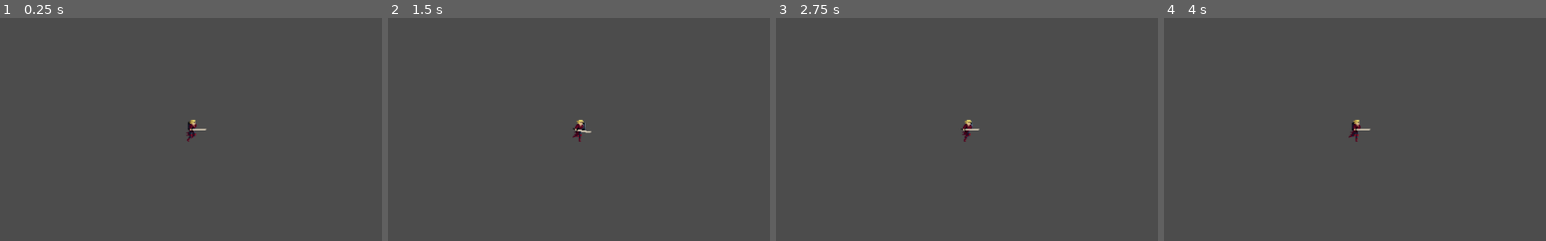
Above: before the commit, frames 1-4 (left to right).
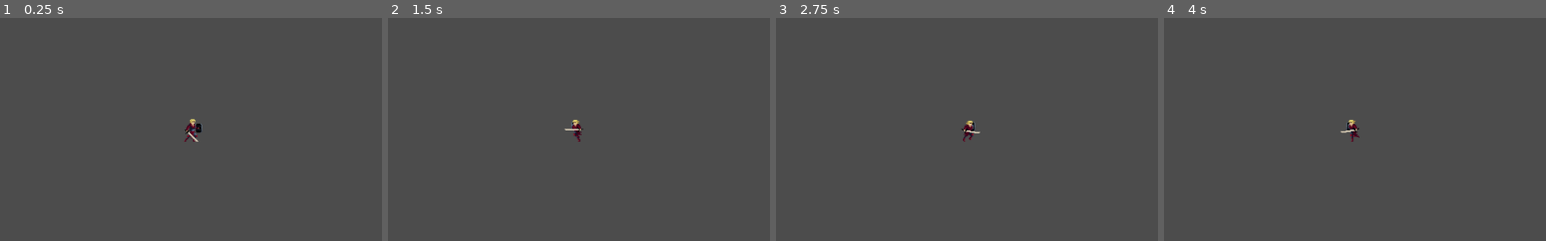
Above: after the commit, the same moments.

Repository: Aki-vito/ESCAPE
Game: Godot game, scene res://player.tscn
Same seed, same stepped clock (60 frames per second), same inputs: the game is played once before the commit and once after it. Before the commit the project has no main scene; this scene is started directly in both runs.
Inputs:
- Up to frame 1 (0.25 s): no input
- Up to frame 2 (1.5 s): hold D (right) 0.53-1.28 s; hold A (left) from 1.28 s (still down)
- Up to frame 3 (2.75 s): tap Enter at 2 s; release A (left) at 2.03 s; hold D (right) from 2.03 s (still down)
- Up to frame 4 (4 s): tap Space at 2.75 s; tap Enter at 3.5 s; release D (right) at 3.53 s; hold A (left) from 3.53 s (still down)
The pictures show only the part of the screen within x 23-73%, y 11-61%; the shares and areas given below are measured in that part.

The runs differ from the first frame. In frame 1, 0.3% of the frame differs, in the area x 48-54%, y 45-56%; in frame 2, 0.2%; in frame 3, 0.2%; in frame 4, 0.3%.

Commit message:
Idle + run

Diff:
--- a/player.gd
+++ b/player.gd
@@ -1,16 +1,14 @@
 extends KinematicBody2D
 
+onready var anim = $AnimatedSprite
 
-# Declare member variables here. Examples:
-# var a = 2
-# var b = "text"
-
-
-# Called when the node enters the scene tree for the first time.
-func _ready():
-	pass # Replace with function body.
-
-
-# Called every frame. 'delta' is the elapsed time since the previous frame.
-#func _process(delta):
-#	pass
+func _physics_process(delta):
+	var axisX = Input.get_action_strength("right") - Input.get_action_strength("left")
+	if axisX > 0:
+		anim.animation = "run"
+		anim.flip_h = false
+	elif axisX < 0:
+		anim.animation = "run"
+		anim.flip_h = true
+	else:
+		anim.animation = "idle"
--- a/player.tscn
+++ b/player.tscn
@@ -1,7 +1,8 @@
-[gd_scene load_steps=28 format=2]
+[gd_scene load_steps=29 format=2]
 
 [ext_resource path="res://Knight/noBKG_KnightIdle_strip.png" type="Texture" id=1]
 [ext_resource path="res://Knight/noBKG_KnightRun_strip.png" type="Texture" id=2]
+[ext_resource path="res://player.gd" type="Script" id=3]
 
 [sub_resource type="AtlasTexture" id=1]
 flags = 4
@@ -128,20 +129,21 @@
 "frames": [ SubResource( 17 ), SubResource( 18 ), SubResource( 19 ), SubResource( 20 ), SubResource( 21 ), SubResource( 22 ), SubResource( 23 ), SubResource( 24 ) ],
 "loop": true,
 "name": "run",
-"speed": 5.0
+"speed": 7.0
 } ]
 
 [sub_resource type="RectangleShape2D" id=25]
 extents = Vector2( 10, 19.1173 )
 
 [node name="player" type="KinematicBody2D"]
-position = Vector2( 488.154, 219.87 )
+position = Vector2( 490.154, 219.87 )
+script = ExtResource( 3 )
 
 [node name="AnimatedSprite" type="AnimatedSprite" parent="."]
 position = Vector2( 3.58441, 0.980606 )
 frames = SubResource( 16 )
 animation = "run"
-frame = 1
+frame = 3
 playing = true
 
 [node name="CollisionShape2D" type="CollisionShape2D" parent="."]
--- a/project.godot
+++ b/project.godot
@@ -11,7 +11,7 @@
 [application]
 
 config/name="Escape"
-run/main_scene="res://LVL 1.tscn"
+run/main_scene="res://player.tscn"
 config/icon="res://icon.png"
 
 [input]
